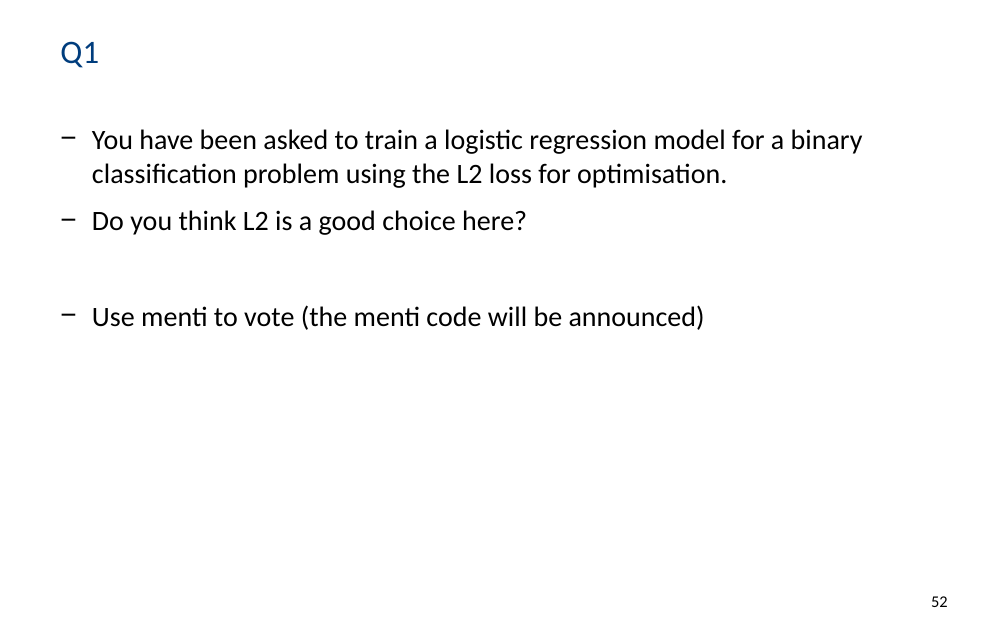
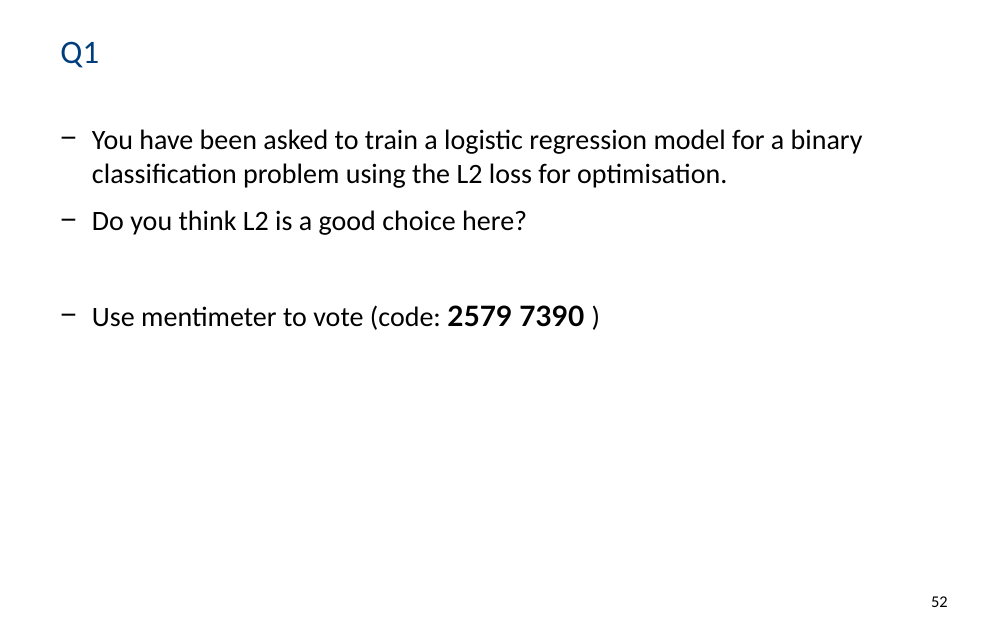
Before and after one commit to PBarnaghi/ML4NS, a slide deck: slide 52 of 02- Regression models and linear prediction/ML4NuerScience_Linear_models.pptx. Drawn at 1008x630 pixels with LibreOffice and Linux fonts; fonts in the diff are those of the drawing; background and template pictures are left out. Boxes give left, top, right and bottom in pixels: in the first picture for what was removed or moved away, otherwise in the second. Text is boxed around its words. In the diff, an @@ line names an element or a change of style, - is before the commit and + after.

Commit message:
added mentimeter code

```diff
--- a/02- Regression models and linear prediction/ML4NuerScience_Linear_models.pptx
+++ b/02- Regression models and linear prediction/ML4NuerScience_Linear_models.pptx
@@ text at [92, 305, 584, 330]: text changed @@
-− Use menti to vote (the menti code will be announced)
+− Use mentimeter to vote (code: 2579 7390 )
```
Also in this commit, not shown: 2 other slides changed, 1 other file.
